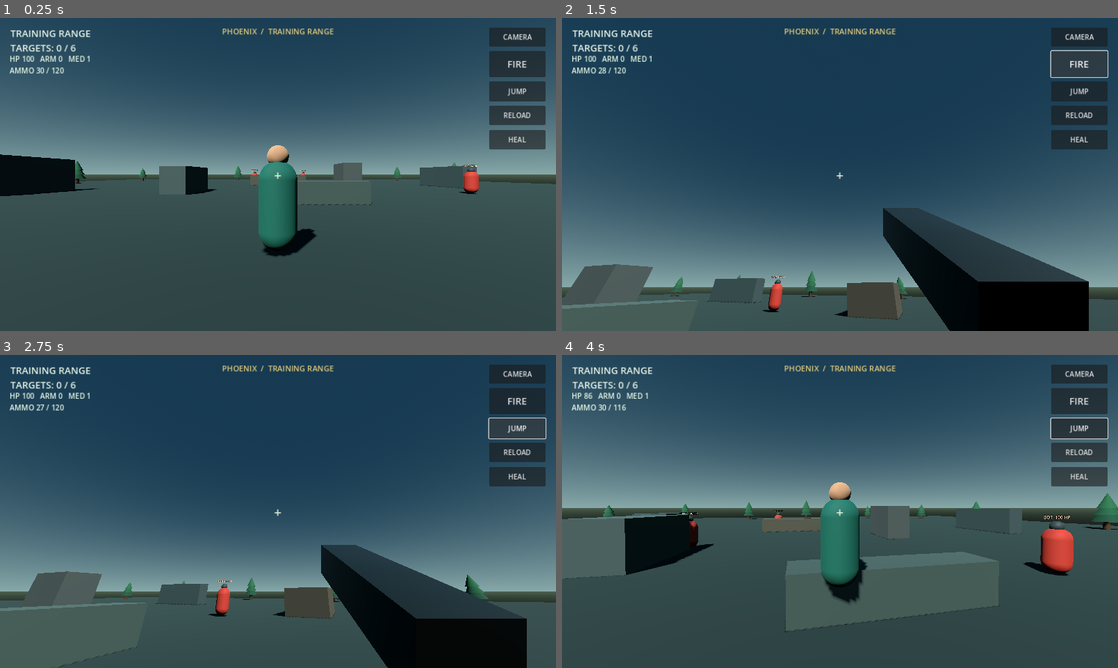
Above: before the commit, frames 1-4 (two rows, left to right).
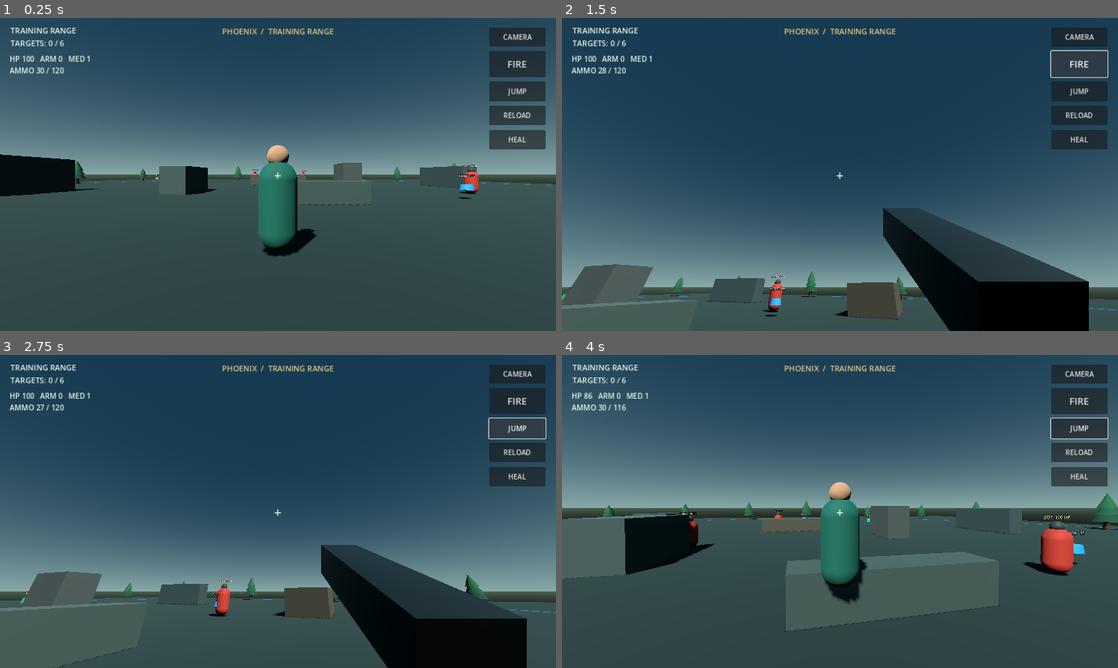
Above: after the commit, the same moments.

Repository: rannarmenu/project-phoenix-battle-royale
Game: Godot game, scene res://scenes/main.tscn
Same seed, same stepped clock (60 frames per second), same inputs: the game is played once before the commit and once after it.
Inputs (mouse positions are in pixels of both pictures, inside the frame that each line leads up to):
- Up to frame 1 (0.25 s): no input
- Up to frame 2 (1.5 s): click "CAMERA" at 0.5 s; click "FIRE" at 1.25 s
- Up to frame 3 (2.75 s): click "JUMP" at 2 s
- Up to frame 4 (4 s): tap Enter at 2.75 s; move the mouse to (834, 517) at 2.77 s; hold W (move_forward) from 2.78 s (still down); tap V at 2.85 s; click (834, 517) at 2.92 s; tap Space (jump) at 3.02, 3.77 s; move the mouse to (878, 514) at 3.52 s; tap R at 3.6 s

The runs differ from the first frame. In frame 1, 0.6% of the frame differs, in the area x 1-100%, y 3-58%; in frame 2, 0.6%; in frame 3, 0.6%; in frame 4, 0.7%, in the area x 1-100%, y 3-87%.

Commit message:
Spawn loot pickups and shrinking safe zone

Diff:
--- a/scripts/main.gd
+++ b/scripts/main.gd
@@ -2,18 +2,30 @@
 
 const PlayerScript = preload("res://scripts/player.gd")
 const TargetScript = preload("res://scripts/target.gd")
+const LootScript = preload("res://scripts/loot_pickup.gd")
+const SafeZoneScript = preload("res://scripts/safe_zone.gd")
 
 var status_label: Label
 var eliminated_count: int = 0
 var total_targets: int = 0
+var safe_zone: Node3D
+var hud_refresh_timer: float = 0.0
 
 func _ready() -> void:
 	_build_environment()
 	_build_arena()
+	_spawn_safe_zone()
 	_spawn_player()
 	_spawn_targets()
+	_spawn_loot()
 	_build_hud()
 	_update_hud()
+
+func _process(delta: float) -> void:
+	hud_refresh_timer += delta
+	if hud_refresh_timer >= 0.25:
+		hud_refresh_timer = 0.0
+		_update_hud()
 
 func _build_environment() -> void:
 	var world_env := WorldEnvironment.new()
@@ -157,6 +169,36 @@
 	collision.position.y = dimensions.y * 0.5
 	body.add_child(collision)
 
+func _spawn_safe_zone() -> void:
+	safe_zone = SafeZoneScript.new()
+	safe_zone.name = "SafeZone"
+	safe_zone.position = Vector3.ZERO
+	add_child(safe_zone)
+
+func _spawn_loot() -> void:
+	var positions: Array[Vector3] = [
+		Vector3(-10.0, 0.0, -1.0),
+		Vector3(10.0, 0.0, -15.0),
+		Vector3(12.0, 0.0, 7.0),
+		Vector3(-18.0, 0.0, 9.0),
+		Vector3(1.0, 0.0, -24.0),
+		Vector3(24.0, 0.0, -10.0),
+		Vector3(-24.0, 0.0, -21.0),
+		Vector3(5.0, 0.0, 24.0)
+	]
+	var item_types: Array[StringName] = [
+		&"ammo", &"medkit", &"armor", &"ammo",
+		&"armor", &"medkit", &"ammo", &"medkit"
+	]
+	var amounts: Array[int] = [45, 1, 35, 30, 40, 1, 60, 1]
+	for index in range(positions.size()):
+		var pickup: Area3D = LootScript.new()
+		pickup.name = "Loot_%02d" % (index + 1)
+		pickup.item_type = item_types[index]
+		pickup.amount = amounts[index]
+		pickup.position = positions[index]
+		add_child(pickup)
+
 func _spawn_player() -> void:
 	var player: CharacterBody3D = PlayerScript.new()
 	player.name = "Player"
@@ -186,8 +228,8 @@
 	add_child(layer)
 
 	status_label = Label.new()
-	status_label.position = Vector2(24.0, 20.0)
-	status_label.add_theme_font_size_override("font_size", 22)
+	status_label.position = Vector2(24.0, 16.0)
+	status_label.add_theme_font_size_override("font_size", 18)
 	status_label.add_theme_color_override("font_color", Color(0.9, 0.95, 0.9))
 	layer.add_child(status_label)
 
